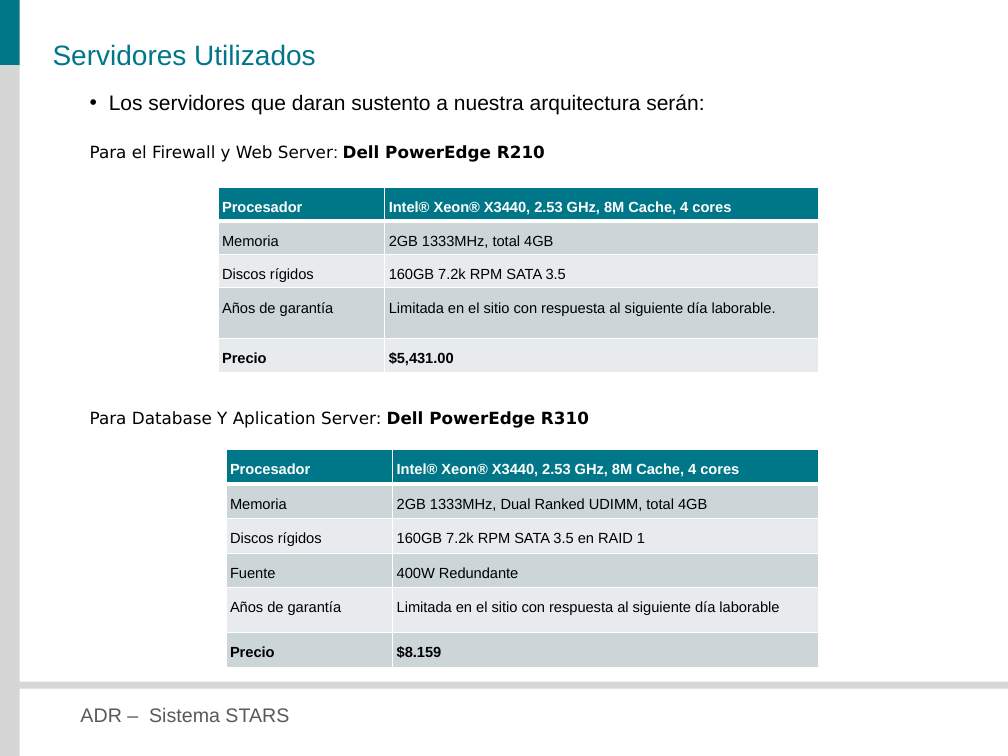
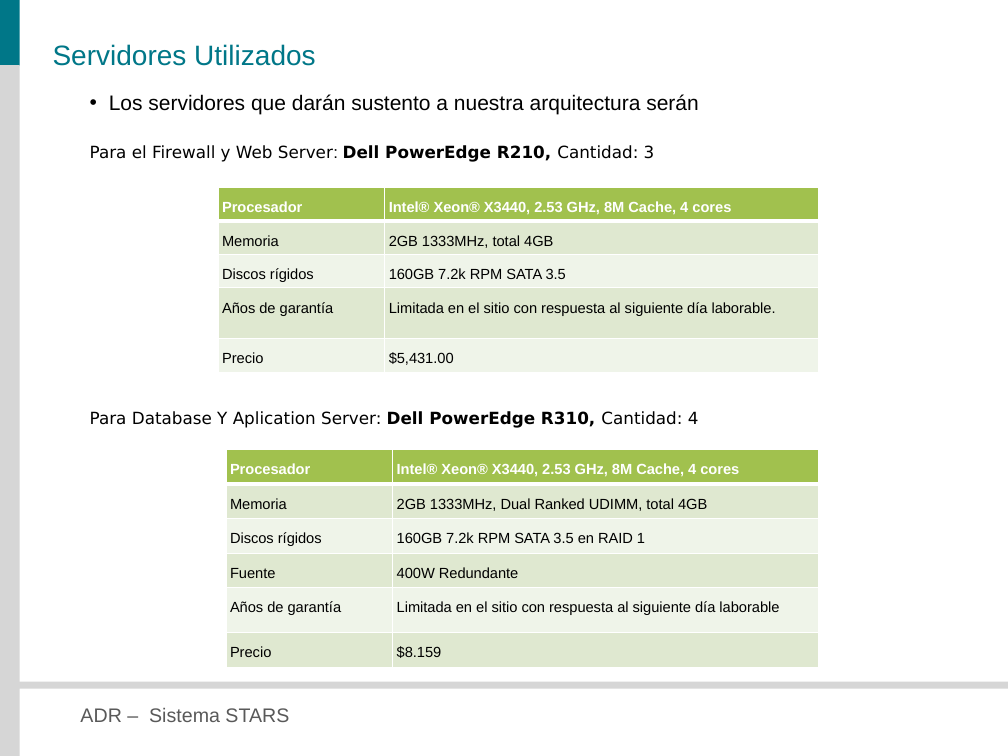
Before and after one commit to veritoreinoso/adr-2010, a slide deck: slide 21 of Presentacion.pptx (slide 20 before the commit). Drawn at 1008x756 pixels with LibreOffice and Linux fonts; fonts in the diff are those of the drawing. Boxes give left, top, right and bottom in pixels: in the first picture for what was removed or moved away, otherwise in the second. Text is boxed around its words. In the diff, an @@ line names an element or a change of style, - is before the commit and + after.

```diff
--- a/Presentacion.pptx
+++ b/Presentacion.pptx
@@ text at box(90, 94, 699, 428): text changed @@
-• Los servidores que daran sustento a nuestra arquitectura serán:
-Para el Firewall y Web Server: Dell PowerEdge R210
-Para Database Y Aplication Server: Dell PowerEdge R310
+• Los servidores que darán sustento a nuestra arquitectura serán
+Para el Firewall y Web Server: Dell PowerEdge R210, Cantidad: 3
+Para Database Y Aplication Server: Dell PowerEdge R310, Cantidad: 4
@@ table at box(219, 187, 818, 372) @@
@@ fill #007788 to #A1C14E in row 1 @@
@@ fill #CCD6DA to #E0E9D0 in 4 cells @@
@@ fill #E7ECED to #F0F4E9 in 4 cells @@
@@ bold off in "Precio", "$5,431.00" @@
@@ table at box(226, 450, 818, 667) @@
@@ fill #007788 to #A1C14E in row 1 @@
@@ fill #CCD6DA to #E0E9D0 in 6 cells @@
@@ fill #E7ECED to #F0F4E9 in 4 cells @@
@@ bold off in "Precio", "$8.159" @@
```
Also in this commit, not shown: 11 other slides changed, 2 slides added.
